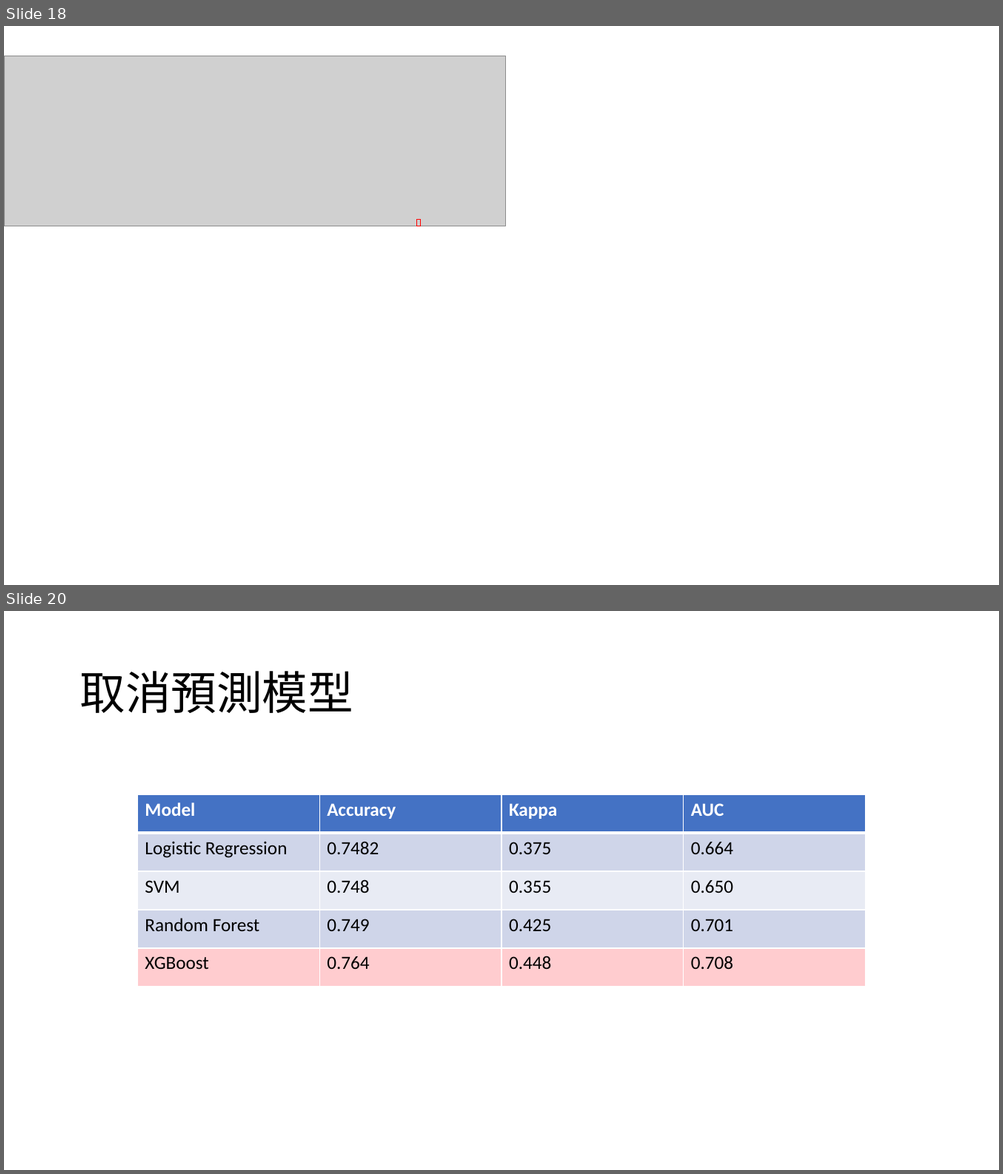
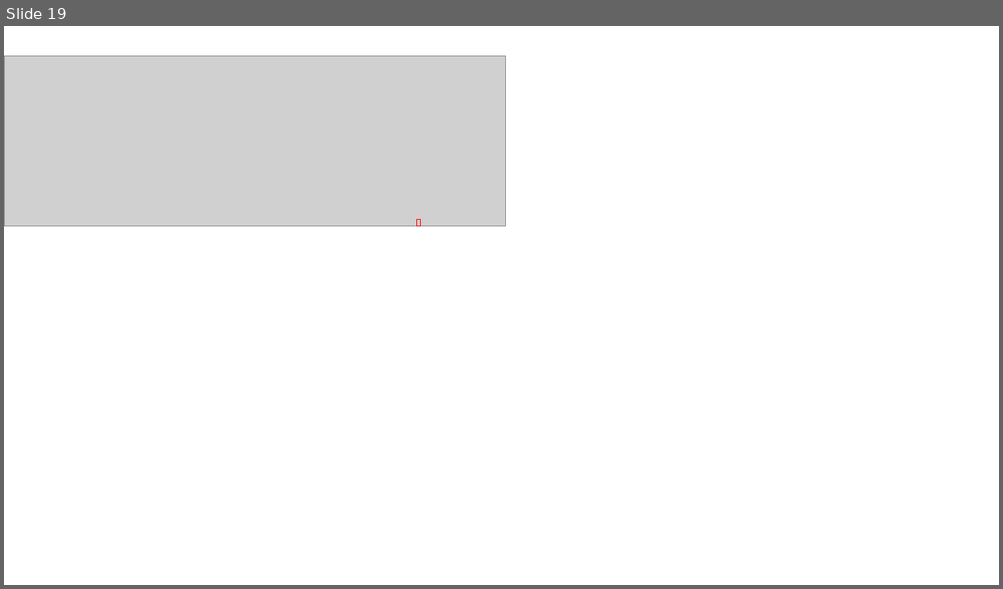
Before and after one commit to William-07/GHR_Analysis, a slide deck: Report/Global Hotels and Resorts Revenue Analysis - Cancellation Analysis.pptx. Shown one above the other, each under a label of ours: slides 18 and 20 before the commit, slide 19 after it; the slides between them are not shown. The pictures are 1003x1174 and 1003x589 pixels, drawn with LibreOffice and Linux fonts; fonts in the diff are those of the drawing; grey boxes stand for pictures; background and template pictures are left out. Boxes give left, top, right and bottom in pixels: in the first picture for what was removed or moved away, otherwise in the second. Text is boxed around its words. In the diff, an @@ line names an element or a change of style, - is before the commit and + after.

```diff
--- a/Report/Global Hotels and Resorts Revenue Analysis - Cancellation Analysis.pptx
+++ b/Report/Global Hotels and Resorts Revenue Analysis - Cancellation Analysis.pptx
@@ slide 20 removed at <box>4,611,999,1170</box>, background #FFFFFF @@
@@ title removed at <box>79,671,353,713</box> @@
-取消預測模型
@@ table removed at <box>137,795,866,987</box>, 5 rows, 4 columns @@
-Model | Accuracy | Kappa | AUC
-Logistic Regression | 0.7482 | 0.375 | 0.664
-SVM | 0.748 | 0.355 | 0.650
-Random Forest | 0.749 | 0.425 | 0.701
-XGBoost | 0.764 | 0.448 | 0.708
@@ what was slide 18 is now slide 19 @@
```
Also in this commit, not shown: 14 slides changed, 1 slide added.
